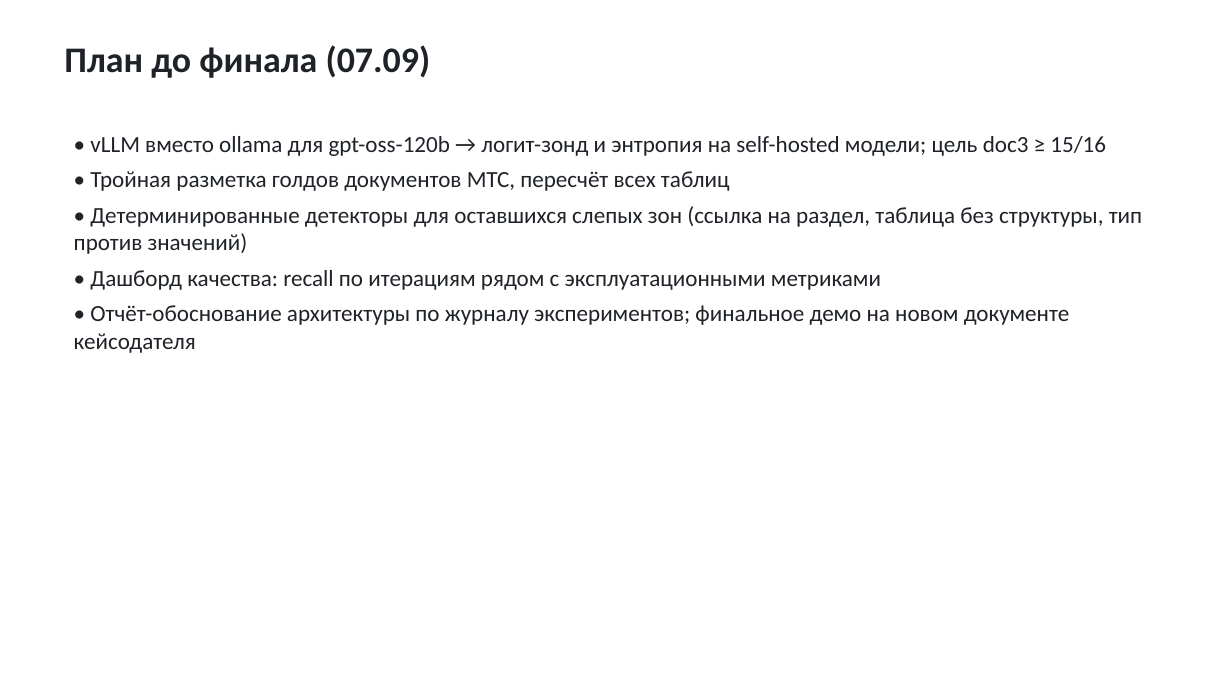
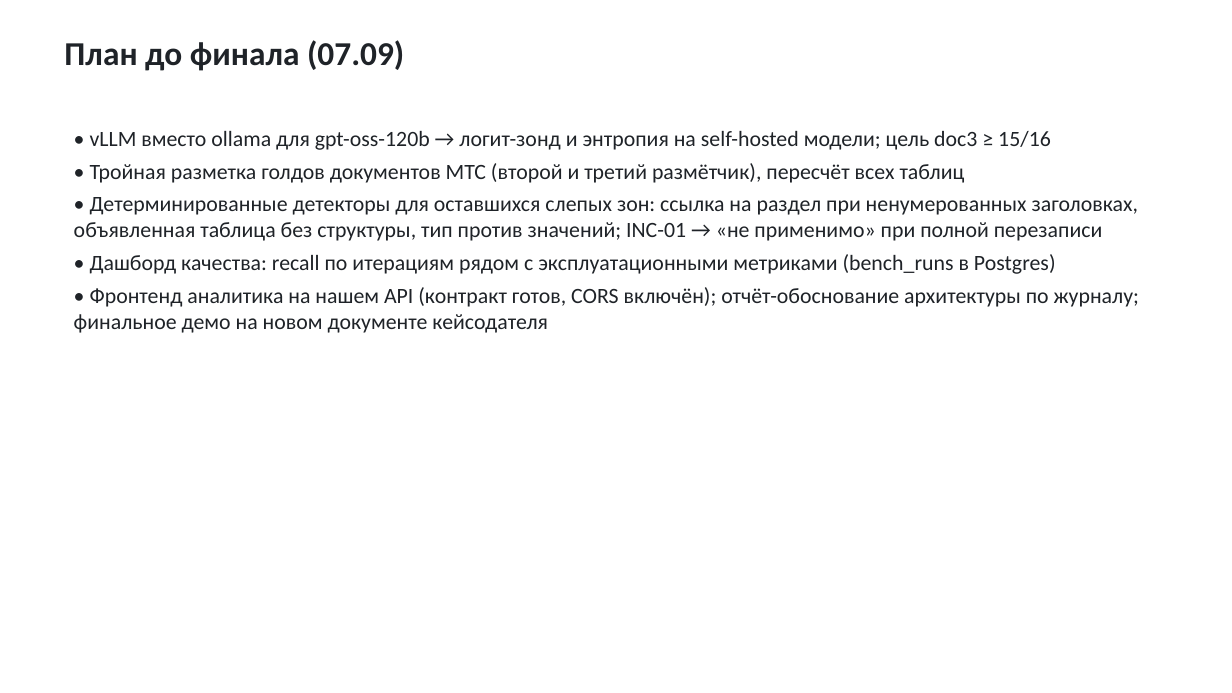
Before and after one commit to FD-AX/MWS, a slide deck: slide 21 of deliverables/interim/TZ_Review_interim.pptx (slide 11 before the commit). Drawn at 1232x693 pixels with LibreOffice and Linux fonts; fonts in the diff are those of the drawing. Boxes give left, top, right and bottom in pixels: in the first picture for what was removed or moved away, otherwise in the second. Text is boxed around its words. In the diff, an @@ line names an element or a change of style, - is before the commit and + after.

```diff
--- a/deliverables/interim/TZ_Review_interim.pptx
+++ b/deliverables/interim/TZ_Review_interim.pptx
@@ text "План до финала (07.09)" at box(64, 40, 404, 71): size 28 to 26 pt @@
@@ text at box(90, 131, 1051, 150): size 18 to 17 pt in "• vLLM вместо ollama для gpt-oss-120b → ..."; less space between paragraphs @@
@@ text at box(74, 163, 1139, 333): text changed; size 18 to 17 pt @@
-• Тройная разметка голдов документов МТС, пересчёт всех таблиц
-• Детерминированные детекторы для оставшихся слепых зон (ссылка на раздел, таблица без структуры, тип против значений)
-• Дашборд качества: recall по итерациям рядом с эксплуатационными метриками
-• Отчёт-обоснование архитектуры по журналу экспериментов; финальное демо на новом документе кейсодателя
+• Тройная разметка голдов документов МТС (второй и третий размётчик), пересчёт всех таблиц
+• Детерминированные детекторы для оставшихся слепых зон: ссылка на раздел при ненумерованных заголовках, объявленная таблица без структуры, тип против значений; INC-01 → «не применимо» при полной перезаписи
+• Дашборд качества: recall по итерациям рядом с эксплуатационными метриками (bench_runs в Postgres)
+• Фронтенд аналитика на нашем API (контракт готов, CORS включён); отчёт-обоснование архитектуры по журналу; финальное демо на новом документе кейсодателя
```
Also in this commit, not shown: 4 other slides changed, 17 slides added, 7 slides removed, 7 other files.
